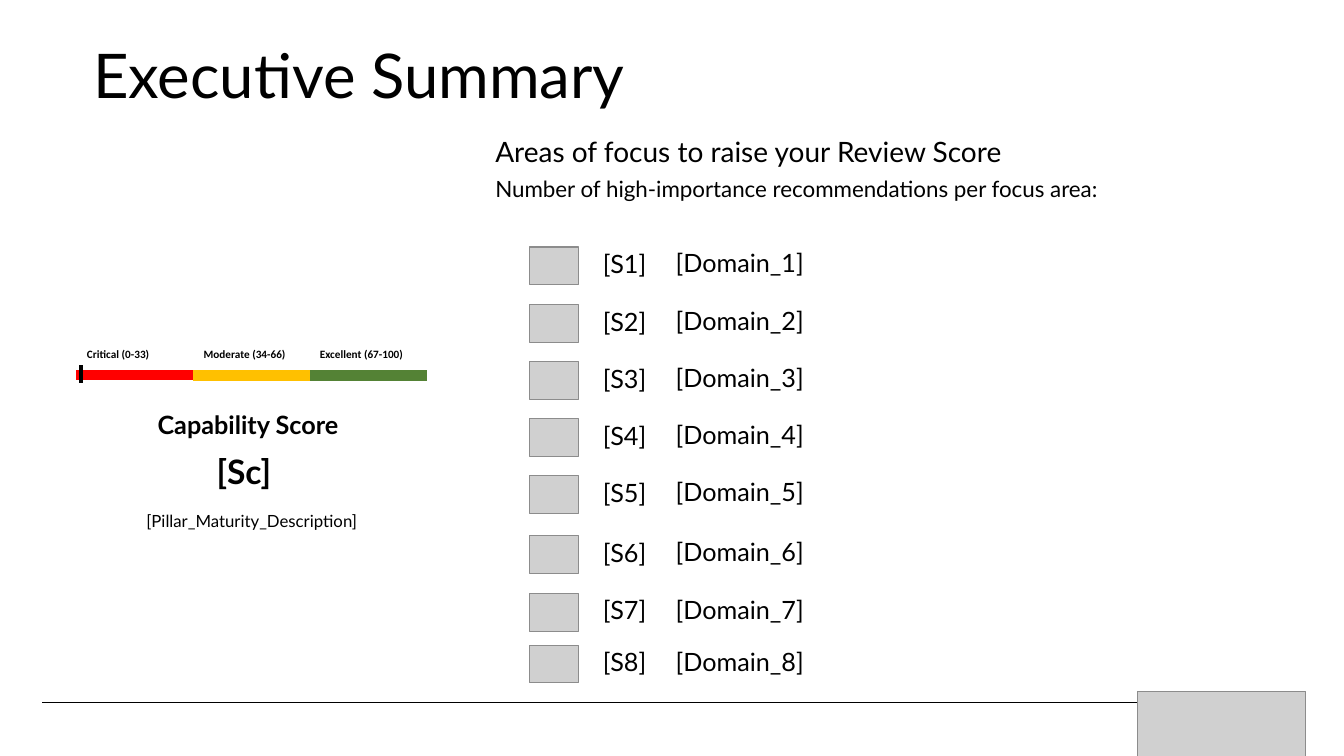
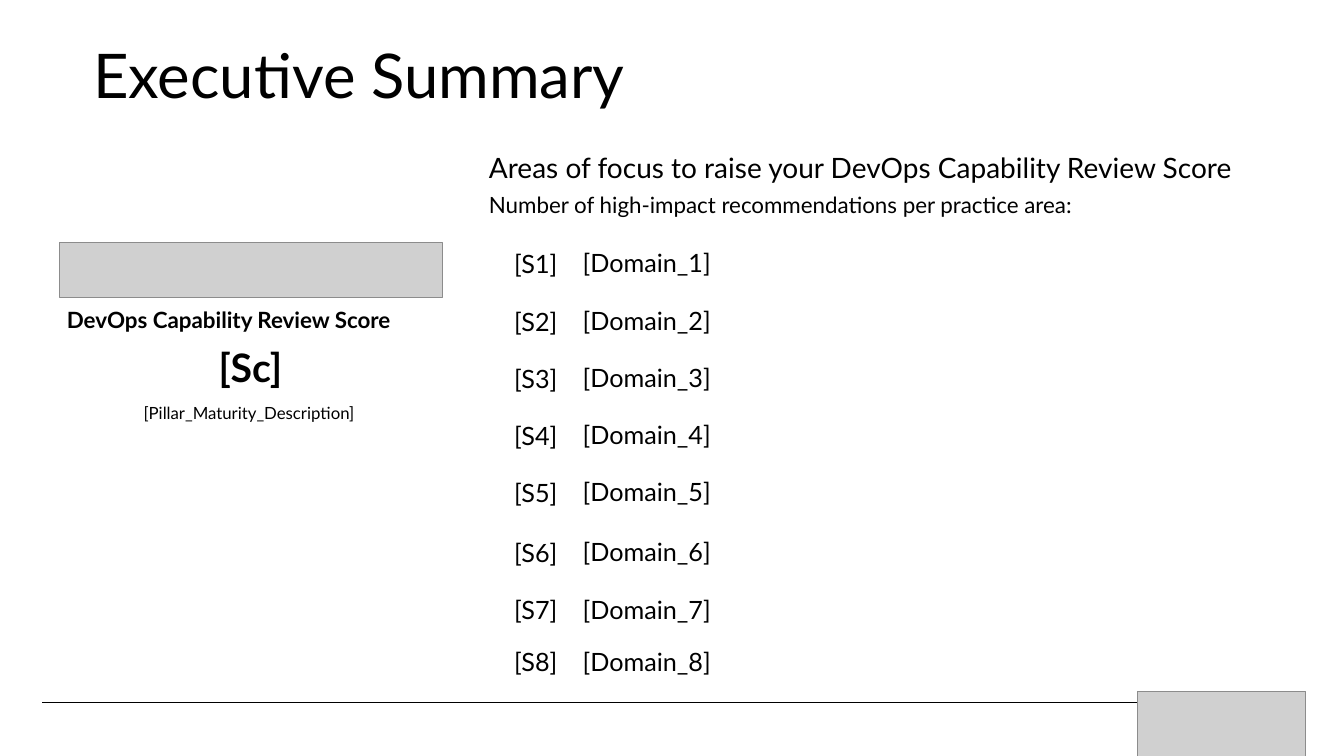
Before and after one commit to Azure/WellArchitected-Tools, a slide deck: slide 8 of WARP/devops/PnP_PowerPointReport_Template.pptx (slide 9 before the commit). Drawn at 1344x756 pixels with LibreOffice and Linux fonts; fonts in the diff are those of the drawing; grey boxes stand for pictures; background and template pictures are left out. Boxes give left, top, right and bottom in pixels: in the first picture for what was removed or moved away, otherwise in the second. Text is boxed around its words. In the diff, an @@ line names an element or a change of style, - is before the commit and + after.

```diff
--- a/WARP/devops/PnP_PowerPointReport_Template.pptx
+++ b/WARP/devops/PnP_PowerPointReport_Template.pptx
@@ text at (x1=489, y1=157, x2=1232, y2=217): text changed; size 16 to 20 pt @@
-Areas of focus to raise your Review Score
-Number of high-importance recommendations per focus area:
+Areas of focus to raise your DevOps Capability Review Score
+Number of high-impact recommendations per practice area:
@@ picture added at (x1=59, y1=243, x2=443, y2=297) @@
@@ picture removed at (x1=529, y1=247, x2=579, y2=284) @@
@@ text at (x1=67, y1=311, x2=391, y2=332): text changed; size 18 to 16 pt @@
-Capability Score
+DevOps Capability Review Score
@@ picture removed at (x1=529, y1=304, x2=579, y2=342) @@
@@ text "[Sc]" moved from (x1=217, y1=458, x2=272, y2=490) to (x1=219, y1=351, x2=283, y2=388) @@
@@ text "[Sc]" at (x1=219, y1=351, x2=283, y2=388): size 24 to 28 pt @@
@@ table removed at (x1=77, y1=343, x2=425, y2=366), 1 rows, 3 columns @@
-Critical (0-33) | Moderate (34-66) | Excellent (67-100)
@@ 8 texts moved together from (x1=676, y1=252, x2=804, y2=675) to (x1=583, y1=252, x2=711, y2=675) @@
@@ rectangle removed at (x1=77, y1=371, x2=193, y2=380) @@
@@ line removed from (82, 365) to (82, 383) @@
@@ rectangle removed at (x1=194, y1=371, x2=310, y2=380) @@
@@ rectangle removed at (x1=311, y1=371, x2=426, y2=380) @@
@@ picture removed at (x1=529, y1=362, x2=579, y2=399) @@
@@ text "[Pillar_Maturity_Description]" moved from (x1=146, y1=514, x2=357, y2=530) to (x1=144, y1=406, x2=355, y2=422) @@
@@ picture removed at (x1=529, y1=419, x2=579, y2=457) @@
@@ picture removed at (x1=529, y1=476, x2=579, y2=513) @@
@@ picture removed at (x1=529, y1=535, x2=579, y2=573) @@
@@ picture removed at (x1=529, y1=594, x2=579, y2=631) @@
@@ 8 texts moved together from (x1=603, y1=253, x2=646, y2=675) to (x1=514, y1=253, x2=557, y2=675) @@
@@ alignment left to centre in 8 elements at (x1=514, y1=253, x2=557, y2=277), (x1=514, y1=311, x2=557, y2=335), (x1=514, y1=368, x2=557, y2=392), (x1=514, y1=425, x2=557, y2=449), (x1=514, y1=482, x2=557, y2=506), (x1=514, y1=542, x2=557, y2=566), (x1=514, y1=599, x2=557, y2=623), (x1=514, y1=651, x2=557, y2=675) @@
@@ picture removed at (x1=529, y1=645, x2=579, y2=683) @@
```
Also in this commit, not shown: 3 other slides changed, 10 slides added, 6 slides removed.
